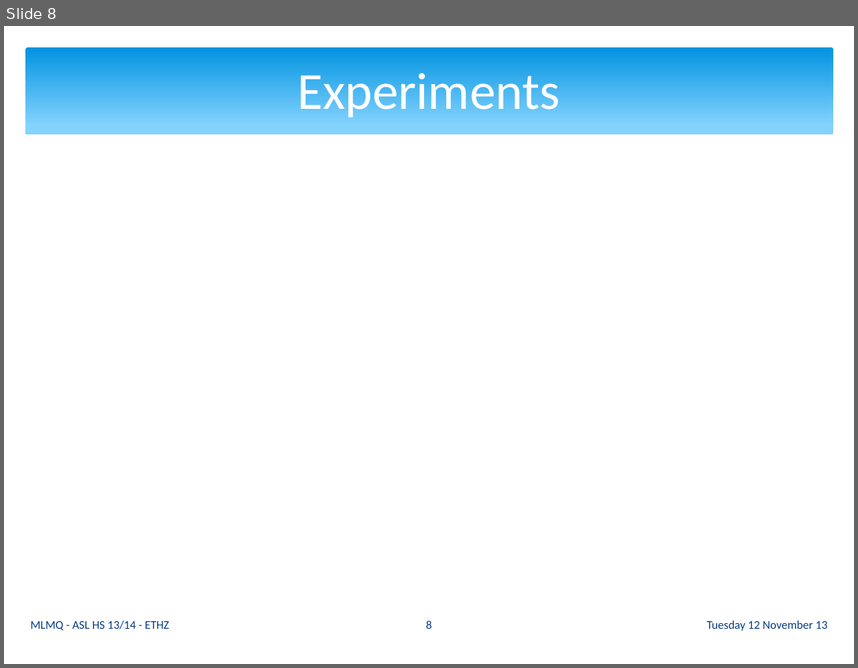
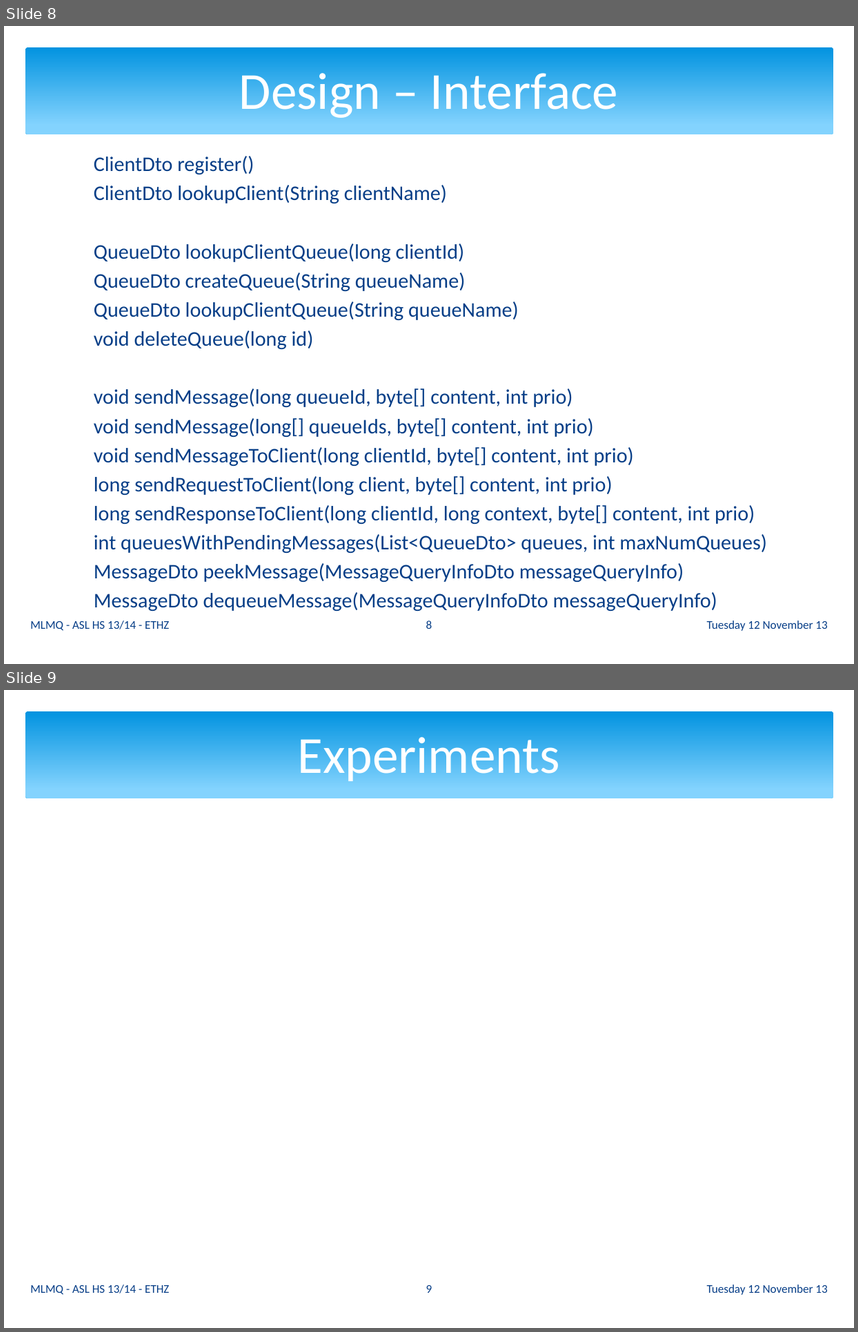
Before and after one commit to ganzm/AdvancedSystemsLab2013, a slide deck: doc/presentations/03 Milestone Presentation/mlmq.pptx. Shown one above the other, each under a label of ours: slide 8 before the commit, slides 8 and 9 after it. The pictures are 858x668 and 858x1332 pixels, drawn with LibreOffice and Linux fonts; fonts in the diff are those of the drawing. Boxes give left, top, right and bottom in pixels: in the first picture for what was removed or moved away, otherwise in the second. Text is boxed around its words. In the diff, an @@ line names an element or a change of style, - is before the commit and + after.

```diff
--- a/doc/presentations/03 Milestone Presentation/mlmq.pptx
+++ b/doc/presentations/03 Milestone Presentation/mlmq.pptx
@@ slide 8 added at (4, 26, 854, 664), background #FFFFFF; not listed: 1 template element that a slide beside it also shows @@
@@ title added at (239, 66, 619, 118), 44 pt, text #FFFFFF @@
+Design – Interface
@@ text added at (94, 156, 766, 581), 17.6 pt, text #073E87 @@
+ClientDto register()
+ClientDto lookupClient(String clientName)
+QueueDto lookupClientQueue(long clientId)
+QueueDto createQueue(String queueName)
+QueueDto lookupClientQueue(String queueName)
+void deleteQueue(long id)
+void sendMessage(long queueId, byte[] content, int prio)
+void sendMessage(long[] queueIds, byte[] content, int prio)
+void sendMessageToClient(long clientId, byte[] content, int prio)
+long sendRequestToClient(long client, byte[] content, int prio)
+long sendResponseToClient(long clientId, long context, byte[] content, int prio)
+int queuesWithPendingMessages(List<QueueDto> queues, int maxNumQueues)
+MessageDto peekMessage(MessageQueryInfoDto messageQueryInfo)
+MessageDto dequeueMessage(MessageQueryInfoDto messageQueryInfo)
@@ text added at (30, 620, 169, 630), 10 pt, text #073E87 @@
+MLMQ - ASL HS 13/14 - ETHZ
@@ page number added at (426, 620, 432, 628), 10 pt, text #073E87 @@
+8
@@ text added at (707, 620, 827, 630), 10 pt, text #073E87 @@
+Tuesday 12 November 13
@@ what was slide 8 is now slide 9 @@
@@ page number at (426, 1285, 432, 1292): text changed @@
-8
+9
```
Also in this commit, not shown: 7 slides changed.
